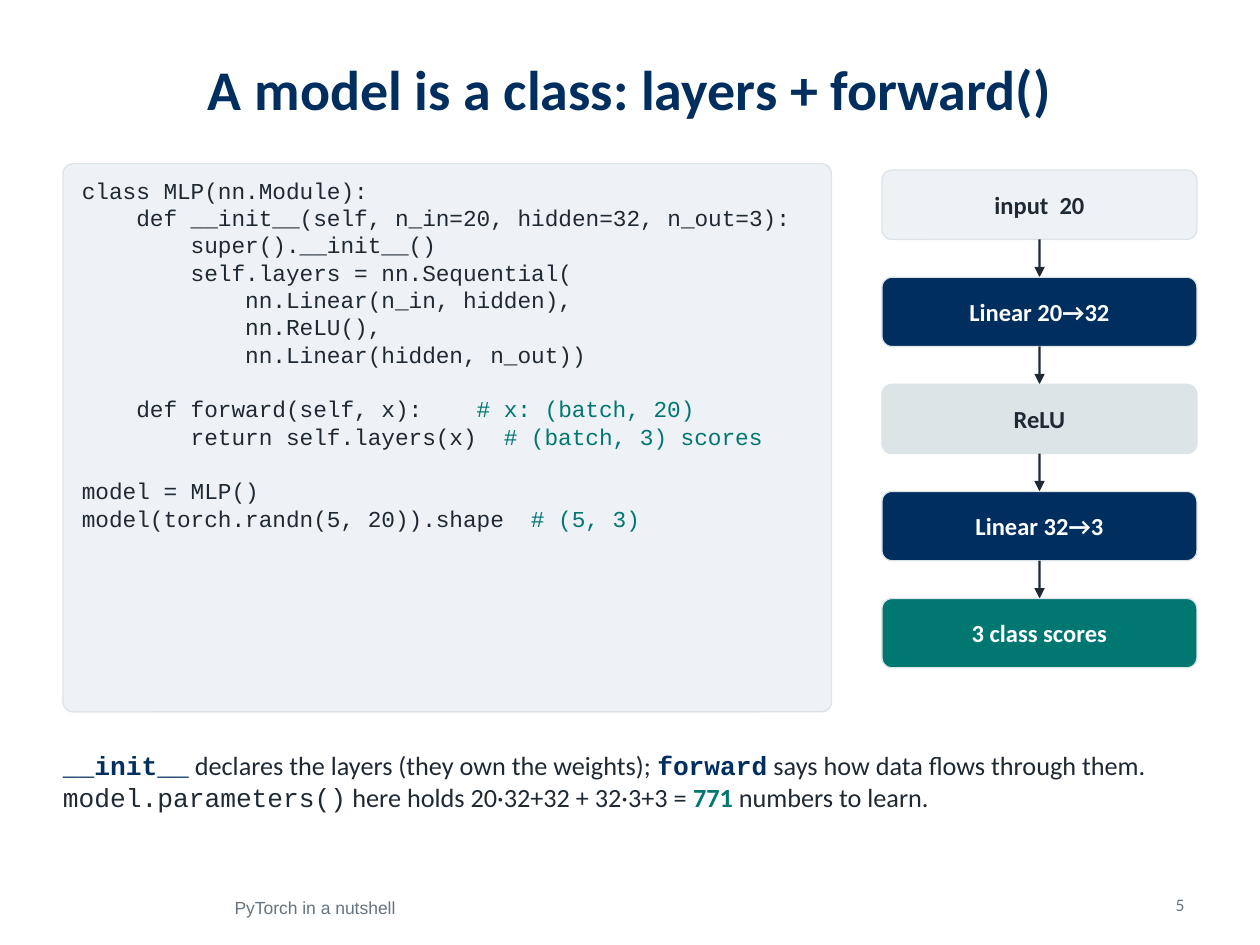
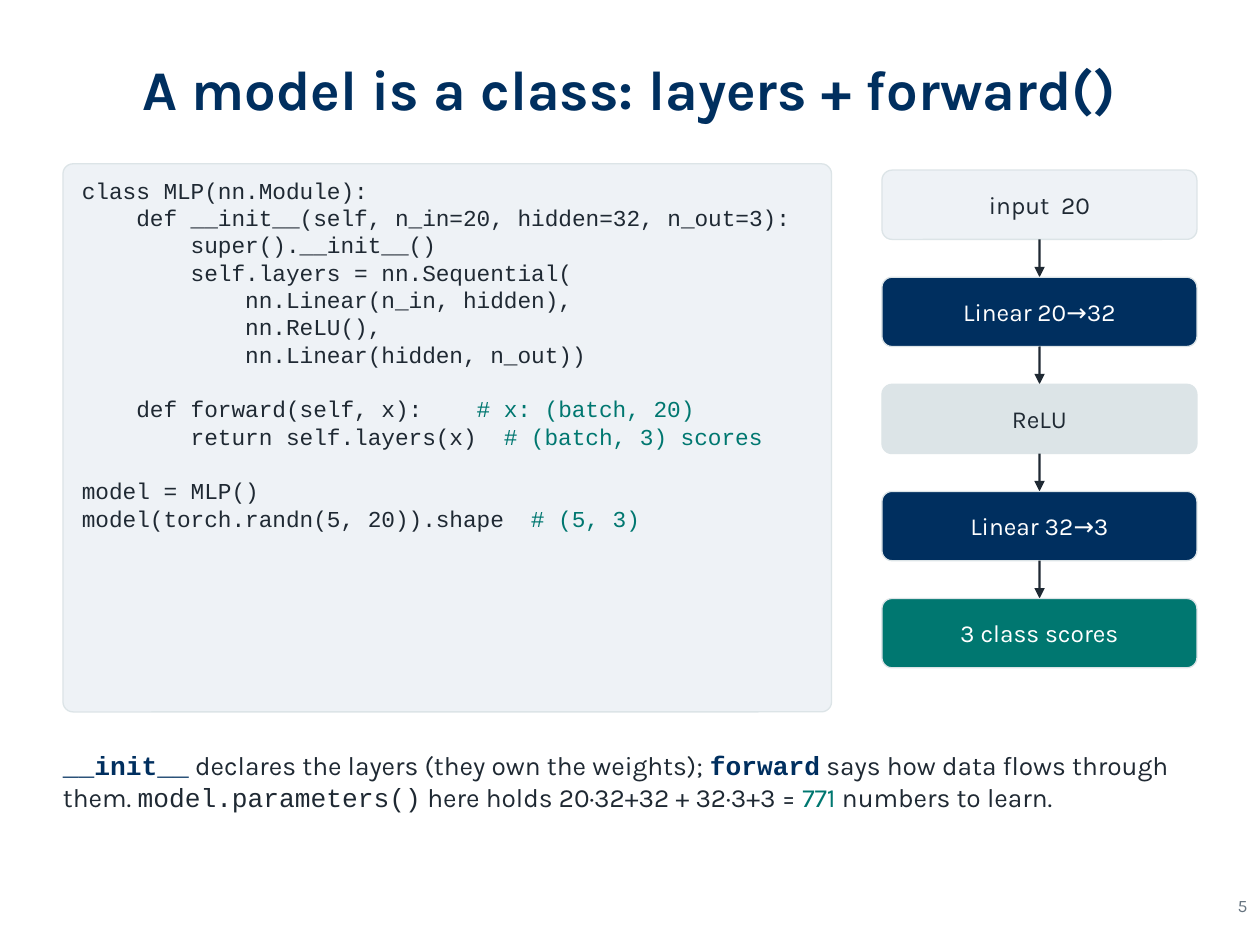
Before and after one commit to giorginolab/AI-qbio-classes, a slide deck: slide 5 of classes/3_rnn_targeting/rnn_targeting_slides.pptx. Drawn at 1260x945 pixels with LibreOffice and Linux fonts; fonts in the diff are those of the drawing. Boxes give left, top, right and bottom in pixels: in the first picture for what was removed or moved away, otherwise in the second. Text is boxed around its words. In the diff, an @@ line names an element or a change of style, - is before the commit and + after.

```diff
--- a/classes/3_rnn_targeting/rnn_targeting_slides.pptx
+++ b/classes/3_rnn_targeting/rnn_targeting_slides.pptx
@@ title "A model is a class: ..." at [142, 68, 1117, 124]: font Calibri to Karla @@
@@ font Calibri to Karla, bold off in 5 elements at [989, 197, 1090, 220], [963, 304, 1116, 322], [1012, 412, 1067, 429], [970, 518, 1108, 536], [960, 625, 1118, 643] @@
@@ text "__init__ declares the layers (they ..." at [63, 756, 1168, 813]: font Calibri to Karla in "declares the layers (they own the weights); ..."; bold off in "771" @@
@@ page number at [1238, 901, 1248, 912]: font Calibri to Karla @@
@@ page number: place and size @@
-page number at [1176, 900, 1185, 911]
+page number at [1238, 901, 1248, 912]
@@ text removed at [235, 901, 395, 918] @@
-PyTorch in a nutshell
```
Also in this commit, not shown: 11 other slides changed.
